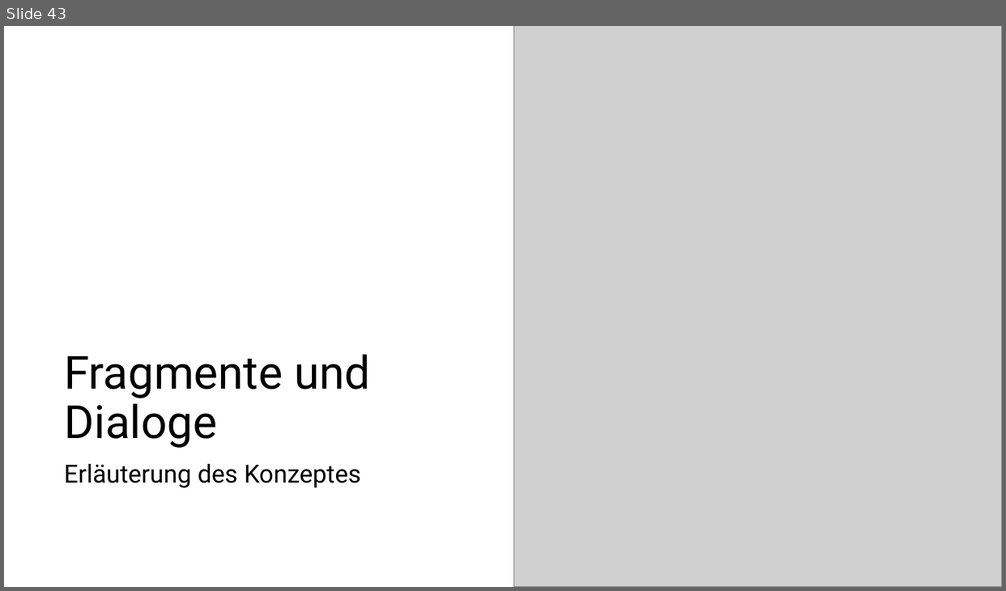
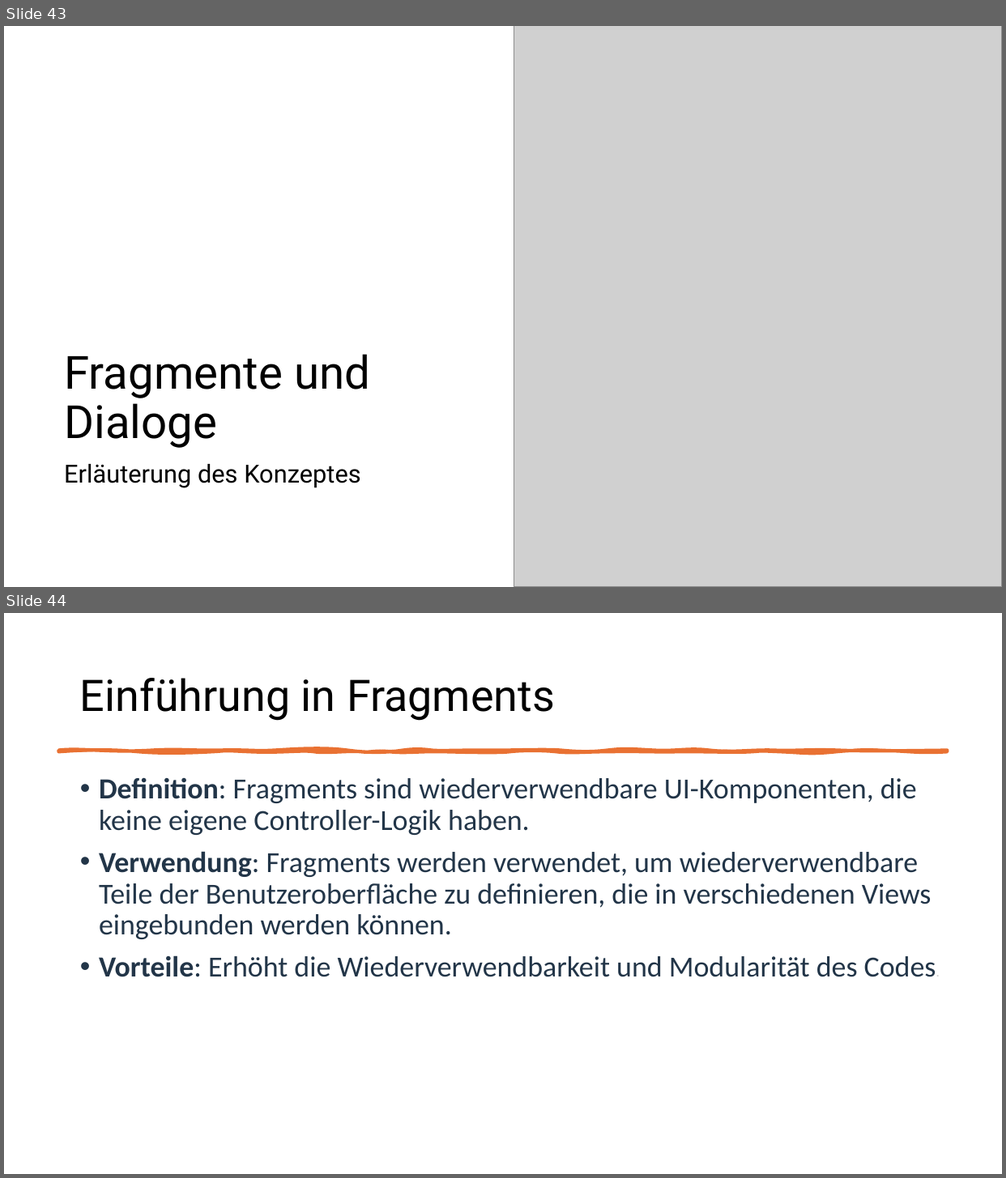
Before and after one commit to MatLange/SAPTraining, a slide deck: Tag02_SAPUI5-Fiori_DE.pptx. Shown one above the other, each under a label of ours: slide 43 before the commit, slides 43 and 44 after it. The pictures are 1006x591 and 1006x1178 pixels, drawn with LibreOffice and Linux fonts; fonts in the diff are those of the drawing; grey boxes stand for pictures. Boxes give left, top, right and bottom in pixels: in the first picture for what was removed or moved away, otherwise in the second. Text is boxed around its words. In the diff, an @@ line names an element or a change of style, - is before the commit and + after.

```diff
--- a/Tag02_SAPUI5-Fiori_DE.pptx
+++ b/Tag02_SAPUI5-Fiori_DE.pptx
@@ slide 44 added at (x1=4, y1=613, x2=1002, y2=1174), background #FFFFFF @@
@@ title added at (x1=80, y1=678, x2=555, y2=721), 42 pt, text #000000 @@
+Einführung in Fragments
@@ freeform shape added at (x1=58, y1=750, x2=948, y2=752), fill #E97132, outline #E97132 3.25 pt @@
@@ text added at (x1=99, y1=777, x2=936, y2=977), 28 pt, text #223548 @@
+• Definition: Fragments sind wiederverwendbare UI-Komponenten, die keine eigene Controller-Logik haben.
+• Verwendung: Fragments werden verwendet, um wiederverwendbare Teile der Benutzeroberfläche zu definieren, die in verschiedenen Views eingebunden werden können.
+• Vorteile: Erhöht die Wiederverwendbarkeit und Modularität des Codes.
```
Also in this commit, not shown: 8 other slides added, 3 other files.
